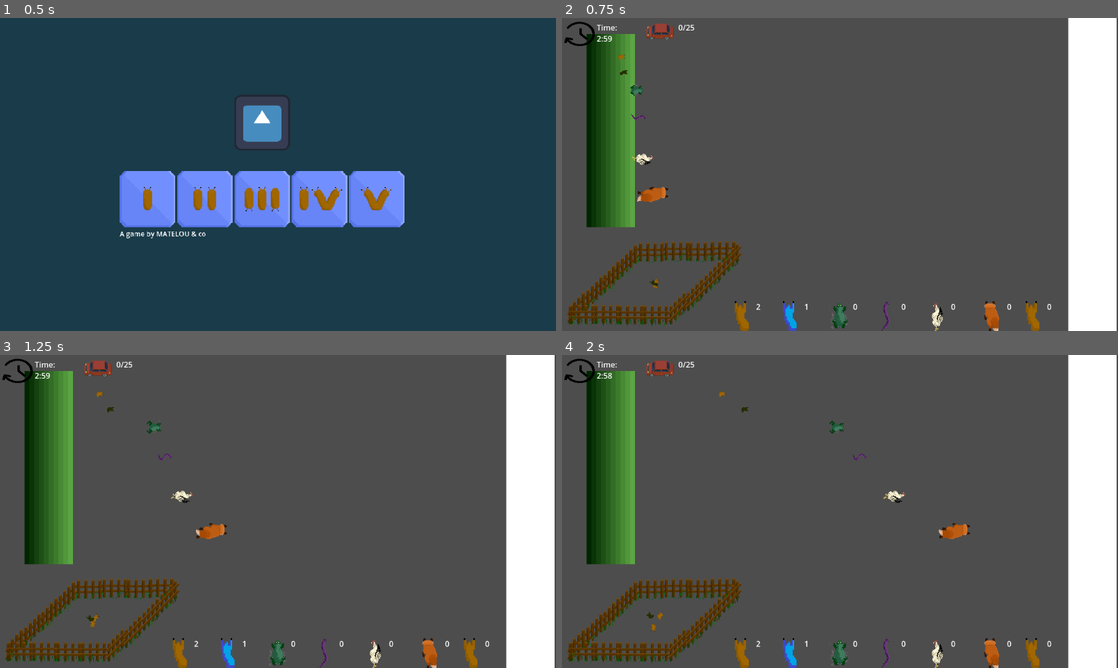
Above: before the commit, frames 1-4 (two rows, left to right).
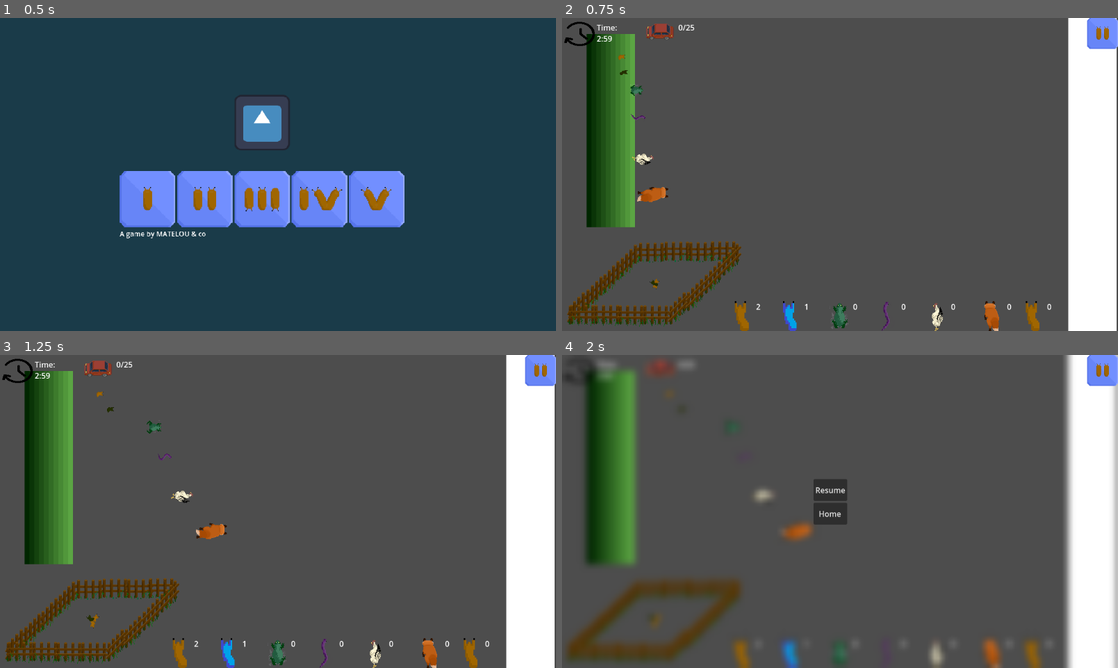
Above: after the commit, the same moments.

Repository: Skyepulse/LudumDare56
Game: Godot game, scene res://Level Scenes/control.tscn
Two runs of this game, one before a commit and one after it. Both use one fixed random seed, a clock stepped at 60 frames per second and the inputs below. The engine's default icon, where the game draws it, is replaced by a stand-in: a white triangle on a blue panel in a dark square.
Inputs (mouse positions are in pixels of both pictures, inside the frame that each line leads up to):
- Up to frame 1 (0.5 s): no input
- Up to frame 2 (0.75 s): click (712, 199) at 0.5 s
- Up to frame 3 (1.25 s): no input
- Up to frame 4 (2 s): click (1101, 370) at 1.27 s

Frame 1 is identical in both runs. In frame 2, 0.6% of the frame differs, in the area x 94-100%, y 0-10%; in frame 3, 0.6%; in frame 4, 9.0%, in the area x 0-100%, y 0-100%.

Commit message:
boutton pause remis a sa place

Diff:
--- a/Level Scenes/Level1.tscn
+++ b/Level Scenes/Level1.tscn
@@ -59,11 +59,6 @@
 mouse_filter = 2
 
 [node name="PauseMenu" parent="CanvasLayer" instance=ExtResource("1_xjqyx")]
-offset_left = 579.0
-offset_top = 327.0
-offset_right = 579.0
-offset_bottom = 327.0
-scale = Vector2(2, 2)
 
 [node name="Throw Area" parent="." instance=ExtResource("11_aoj50")]
 position = Vector2(104, 234)
--- a/Level Scenes/pause_menu.tscn
+++ b/Level Scenes/pause_menu.tscn
@@ -29,8 +29,6 @@
 
 [node name="Menu" type="Control" parent="."]
 anchors_preset = 0
-offset_right = 40.0
-offset_bottom = 40.0
 
 [node name="hiddenMenu" type="MarginContainer" parent="Menu"]
 layout_mode = 1
